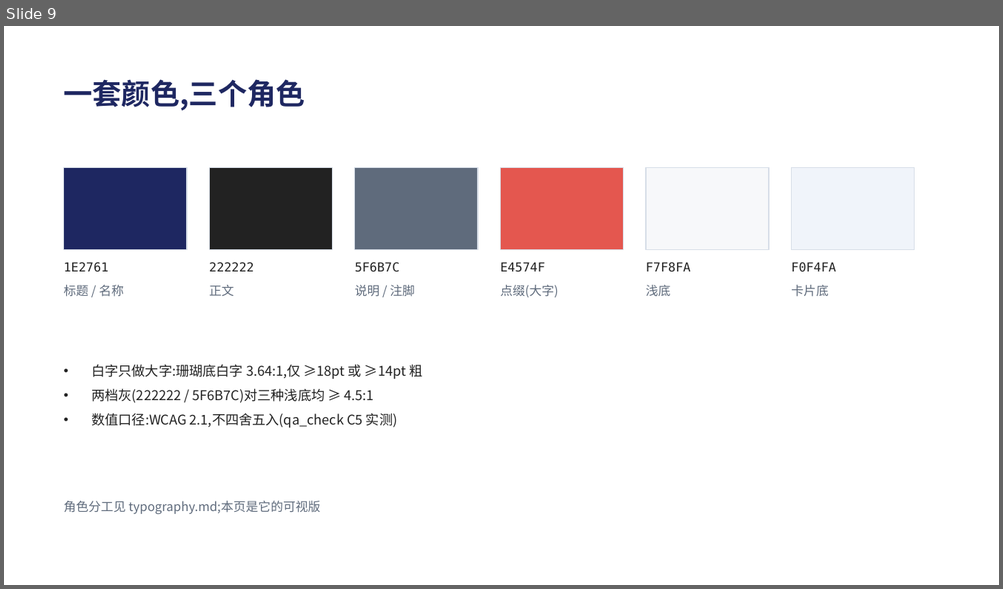
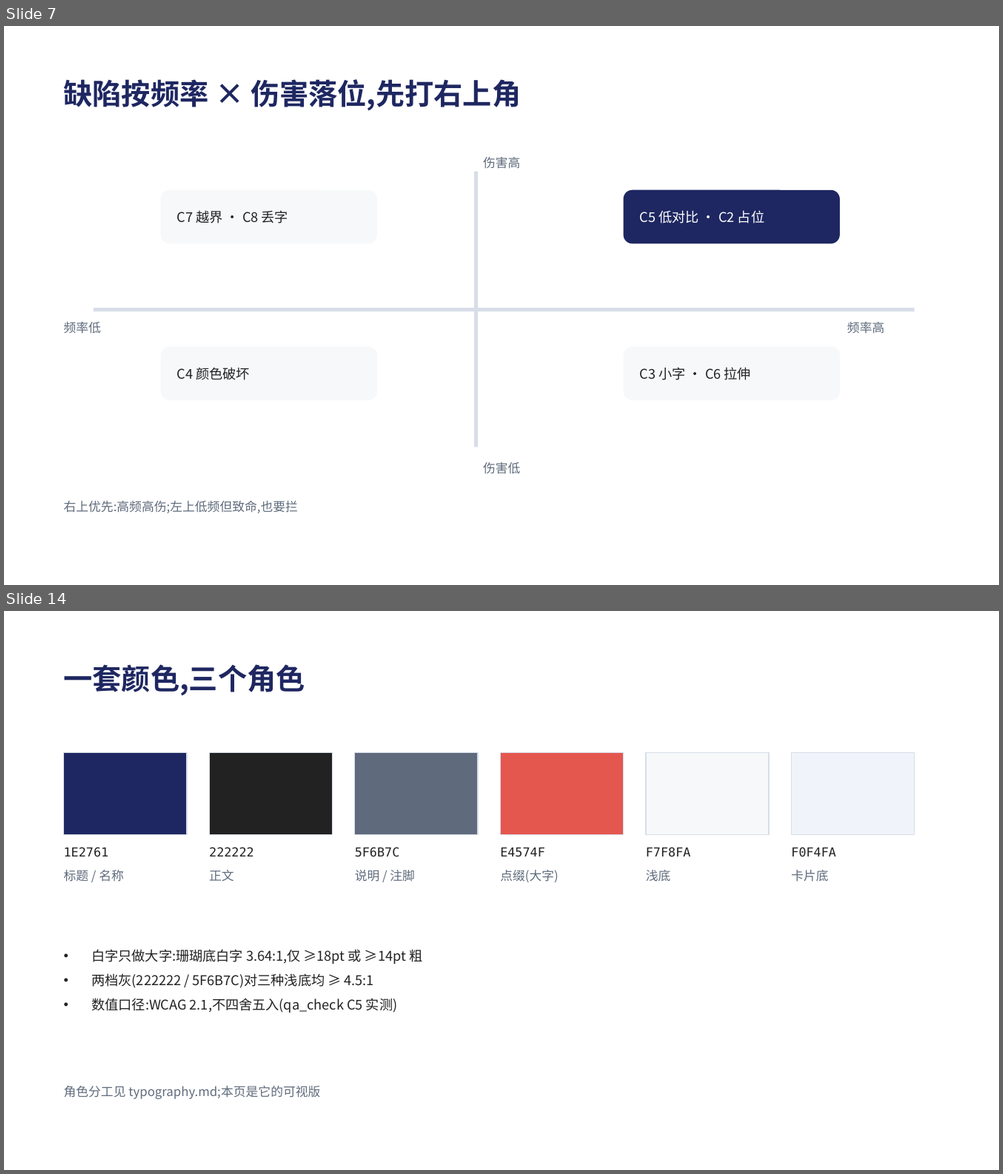
Before and after one commit to Tlaven/skill-repo, a slide deck: pptx-delivery/examples/acceptance-sample/deck.pptx. Shown one above the other, each under a label of ours: slide 9 before the commit, slides 7 and 14 after it; the slides between them are not shown. The pictures are 1003x589 and 1003x1174 pixels, drawn with LibreOffice and Linux fonts; fonts in the diff are those of the drawing. Boxes give left, top, right and bottom in pixels: in the first picture for what was removed or moved away, otherwise in the second. Text is boxed around its words. In the diff, an @@ line names an element or a change of style, - is before the commit and + after.

```diff
--- a/pptx-delivery/examples/acceptance-sample/deck.pptx
+++ b/pptx-delivery/examples/acceptance-sample/deck.pptx
@@ slide 7 added at bbox=[4, 26, 999, 585], background #FFFFFF @@
@@ text added at bbox=[64, 79, 521, 111], 28 pt, text #1E2761, bold @@
+缺陷按频率 × 伤害落位,先打右上角
@@ text added at bbox=[483, 157, 520, 169], 12 pt, text #5F6B7C @@
+伤害高
@@ rectangle added at bbox=[474, 172, 478, 448], fill #D7DEE8 @@
@@ rounded rectangle added at bbox=[161, 190, 377, 244], fill #F7F8FA @@
@@ rounded rectangle added at bbox=[623, 190, 839, 244], fill #1E2761 @@
@@ text added at bbox=[177, 210, 288, 224], 13 pt, text #222222 @@
+C7 越界 · C8 丢字
@@ text added at bbox=[640, 210, 764, 224], 13 pt, text #FFFFFF @@
+C5 低对比 · C2 占位
@@ rectangle added at bbox=[94, 308, 914, 312], fill #D7DEE8 @@
@@ text added at bbox=[64, 322, 101, 334], 12 pt, text #5F6B7C @@
+频率低
@@ text added at bbox=[847, 322, 884, 334], 12 pt, text #5F6B7C @@
+频率高
@@ rounded rectangle added at bbox=[161, 347, 377, 400], fill #F7F8FA @@
@@ rounded rectangle added at bbox=[623, 347, 839, 400], fill #F7F8FA @@
@@ text added at bbox=[177, 367, 250, 380], 13 pt, text #222222 @@
+C4 颜色破坏
@@ text added at bbox=[640, 367, 751, 380], 13 pt, text #222222 @@
+C3 小字 · C6 拉伸
@@ text added at bbox=[483, 463, 520, 474], 12 pt, text #5F6B7C @@
+伤害低
@@ text added at bbox=[64, 501, 298, 514], 12 pt, text #5F6B7C @@
+右上优先:高频高伤;左上低频但致命,也要拦
@@ what was slide 9 is now slide 14 @@
```
Also in this commit, not shown: 4 slides changed, 8 other slides added, 5 slides removed, 23 other files.
